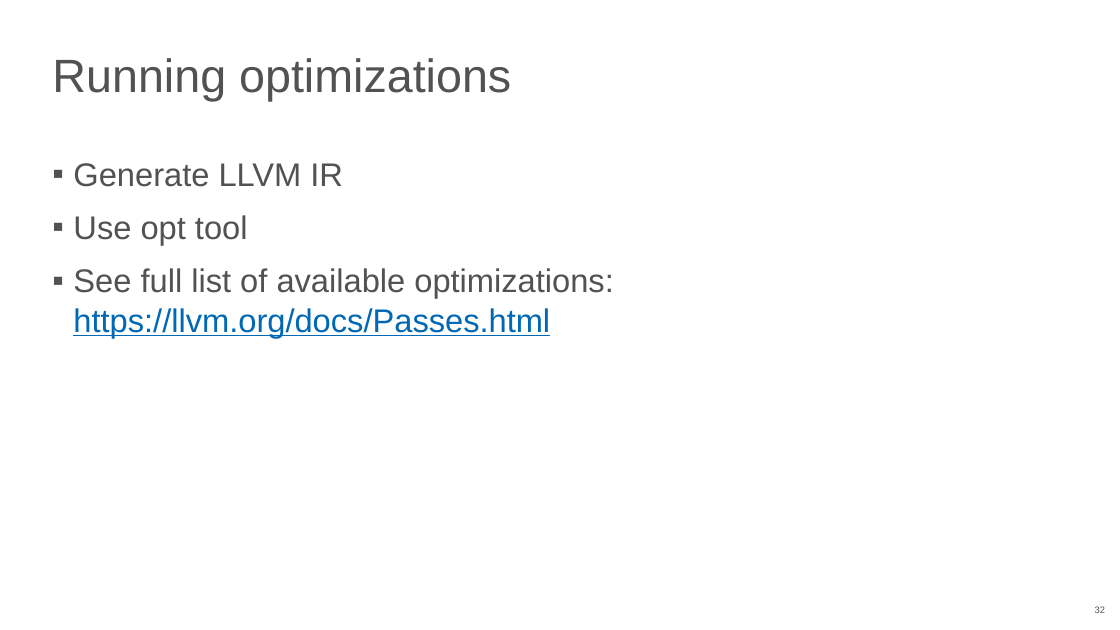
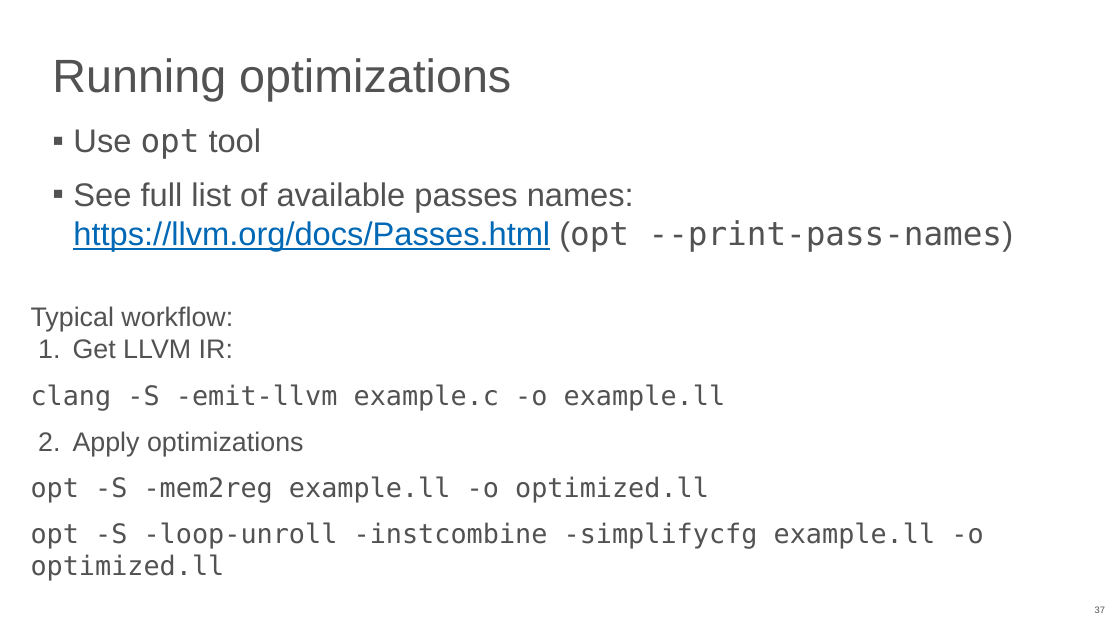
Before and after one commit to NN-complr-tech/Complr-course-lectures, a slide deck: slide 37 of 05-Optimizations-1.pptx (slide 32 before the commit). Drawn at 1120x630 pixels with LibreOffice and Linux fonts; fonts in the diff are those of the drawing. Boxes give left, top, right and bottom in pixels: in the first picture for what was removed or moved away, otherwise in the second. Text is boxed around its words. In the diff, an @@ line names an element or a change of style, - is before the commit and + after.

Commit message:
Add 05-Optimizations-1 slides (2025)

```diff
--- a/05-Optimizations-1.pptx
+++ b/05-Optimizations-1.pptx
@@ text "Use opt tool": place and size @@
-text "Use opt tool" at (73, 163, 613, 337)
+text "Use opt tool" at (73, 128, 1013, 252)
@@ text at (73, 128, 262, 159): font Arial to DejaVu Sans Mono in "opt" @@
@@ text at (73, 163, 343, 187): paragraph removed @@
-▪ Generate LLVM IR
@@ text at (73, 182, 1013, 252): text changed @@
-▪ See full list of available optimizations: https://llvm.org/docs/Passes.html
+▪ See full list of available passes names: https://llvm.org/docs/Passes.html (opt --print-pass-names)
@@ text added at (31, 306, 983, 549), 23 pt, text #525252 @@
+Typical workflow:
+1. Get LLVM IR:
+clang -S -emit-llvm example.c -o example.ll
+1. Apply optimizations
+opt -S -mem2reg example.ll -o optimized.ll
+opt -S -loop-unroll -instcombine -simplifycfg example.ll -o optimized.ll
@@ page number at (1095, 606, 1105, 613): text changed @@
-32
+37
```
Also in this commit, not shown: 13 other slides changed, 7 slides added, 1 slide removed.
